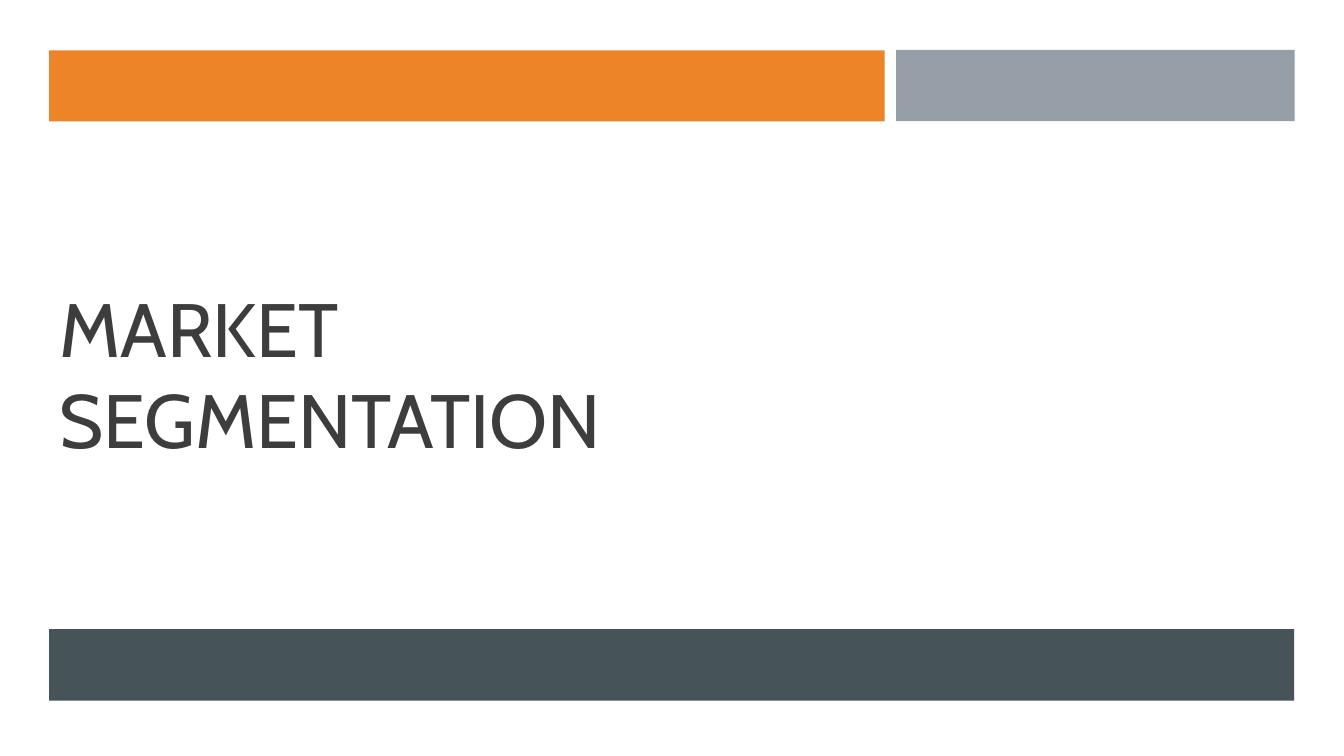
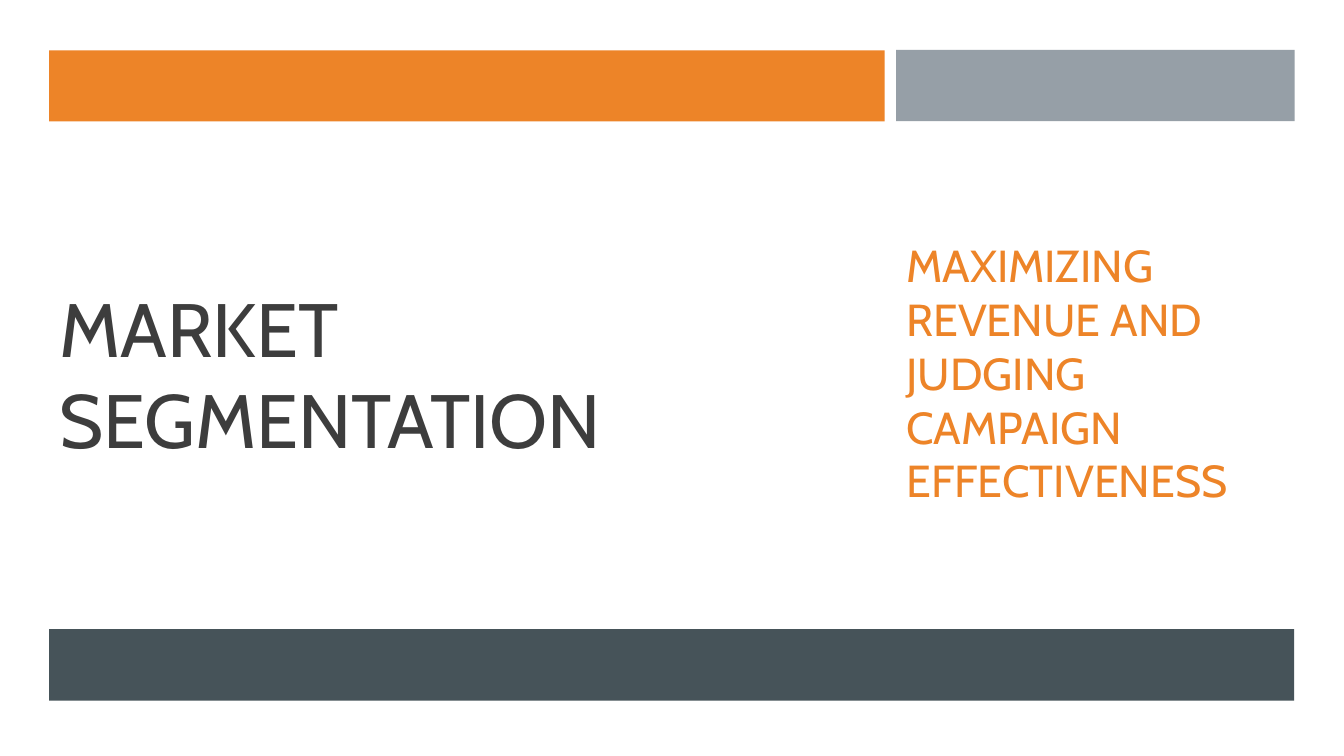
Before and after one commit to dapopov-st/store-customer-segmentation, a slide deck: slide 1 of Customer-Segmentation-Presentation.pptx (slide 3 before the commit). Drawn at 1344x756 pixels with LibreOffice and Linux fonts; fonts in the diff are those of the drawing. Boxes give left, top, right and bottom in pixels: in the first picture for what was removed or moved away, otherwise in the second. Text is boxed around its words. In the diff, an @@ line names an element or a change of style, - is before the commit and + after.

```diff
--- a/Customer-Segmentation-Presentation.pptx
+++ b/Customer-Segmentation-Presentation.pptx
@@ subtitle added at bbox=[906, 250, 1227, 498], 32 pt, text #ED8428 @@
+MAXIMIZING REVENUE AND JUDGING CAMPAIGN EFFECTIVENESS
```
Also in this commit, not shown: 4 other slides changed, 2 slides added, 19 slides removed, 2 other files.
